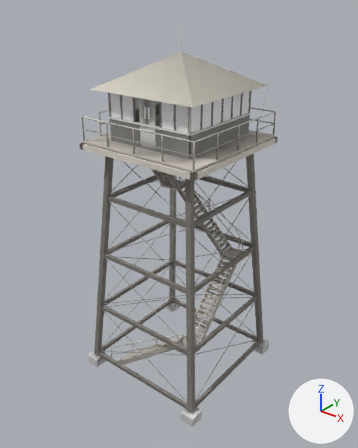
Two versions of the glTF model thin-air/assets/models/poi/fire_lookout.glb, one commit apart.
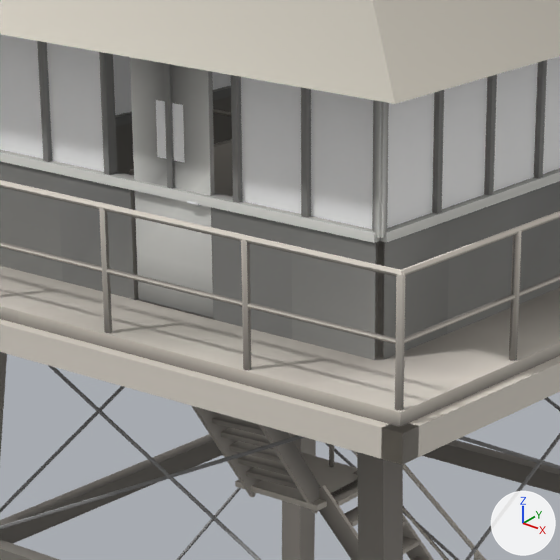
There are two pictures of each version: one whole from a camera (50 mm lens) standing at (13.45, -16.93, 18.32) and looking at (0.07, -0.21, 7.95), one close up on the part from 31% to 63% of the width and 19% to 45% of the height. The lights are fixed; the arrows at lower right show +X, +Y and +Z. The first two pictures are the older version. Vertices at exactly the same position are counted once.

The first close-up shows 'detail', 'main' and 1 more.
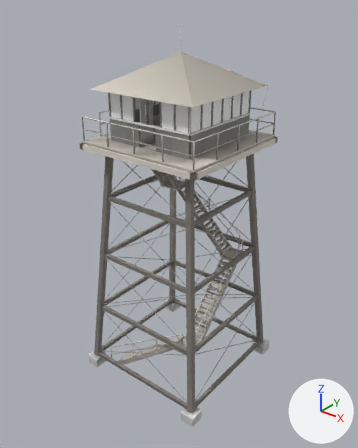
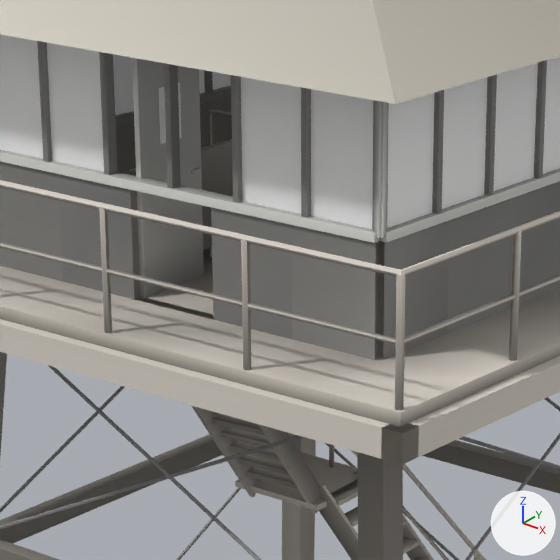
Pixel boxes (x1, y1, x2, y2) of what changed, in the close-ups (560 x 560 px; the box of a moved part takes in the faces that stretch with it):
```json
{"part": 1, "of": "me_main", "change": "moved or reshaped", "before": [130, 57, 215, 318], "after": [132, 58, 204, 298]}
{"part": 2, "of": "me_main", "change": "moved or reshaped", "before": [187, 201, 200, 206], "after": [190, 167, 201, 174]}
{"part": 3, "of": "me_main", "change": "moved or reshaped", "before": [156, 100, 185, 163], "after": [159, 82, 182, 144]}
```

Scene script edits in JSON lines:
```json
{"block": "me_main", "where": "me_main.from_pydata(...)  # 2497 vertices, 3794 faces; spans x -3.5..3.5, y -3.5..3.5, z -0.2..17.0"}
{"block": "me_main", "where": "# used by ob_main; location = (0.0, 0.0, 0.0)"}
{"block": "me_main", "change": "me_main part 1: the loose piece of 36 vertices spanning x -0.4..0.4, y -2.2..-2.1, z 12.1..14.2 is turned 95 degrees about the z axis through its middle, then moved by (-0.5, 0.5, 0.0)"}
{"block": "me_main", "change": "me_main part 2: the loose piece of 30 vertices spanning x 0.2..0.3, y -2.2, z 13.1 is moved by (-0.7, 0.8, 0.0)"}
{"block": "me_main", "change": "me_main part 3"}
{"op": "set", "path": "me_main.vertices[2407].co", "old": "(-0.2, -2.2, 13.4)", "new": "(-0.4, -1.8, 13.4)", "note": "pixel (157, 157) -> pixel (160, 144)"}
{"op": "set", "path": "me_main.vertices[2408].co", "old": "(0.2, -2.2, 13.4)", "new": "(-0.4, -1.5, 13.4)", "note": "pixel (184, 162) -> pixel (181, 137)"}
{"op": "set", "path": "me_main.vertices[2409].co", "old": "(0.2, -2.2, 13.9)", "new": "(-0.4, -1.5, 13.9)", "note": "pixel (183, 105) -> pixel (180, 81)"}
{"op": "set", "path": "me_main.vertices[2410].co", "old": "(-0.2, -2.2, 13.9)", "new": "(-0.4, -1.8, 13.9)", "note": "pixel (155, 99) -> pixel (158, 88)"}
```
